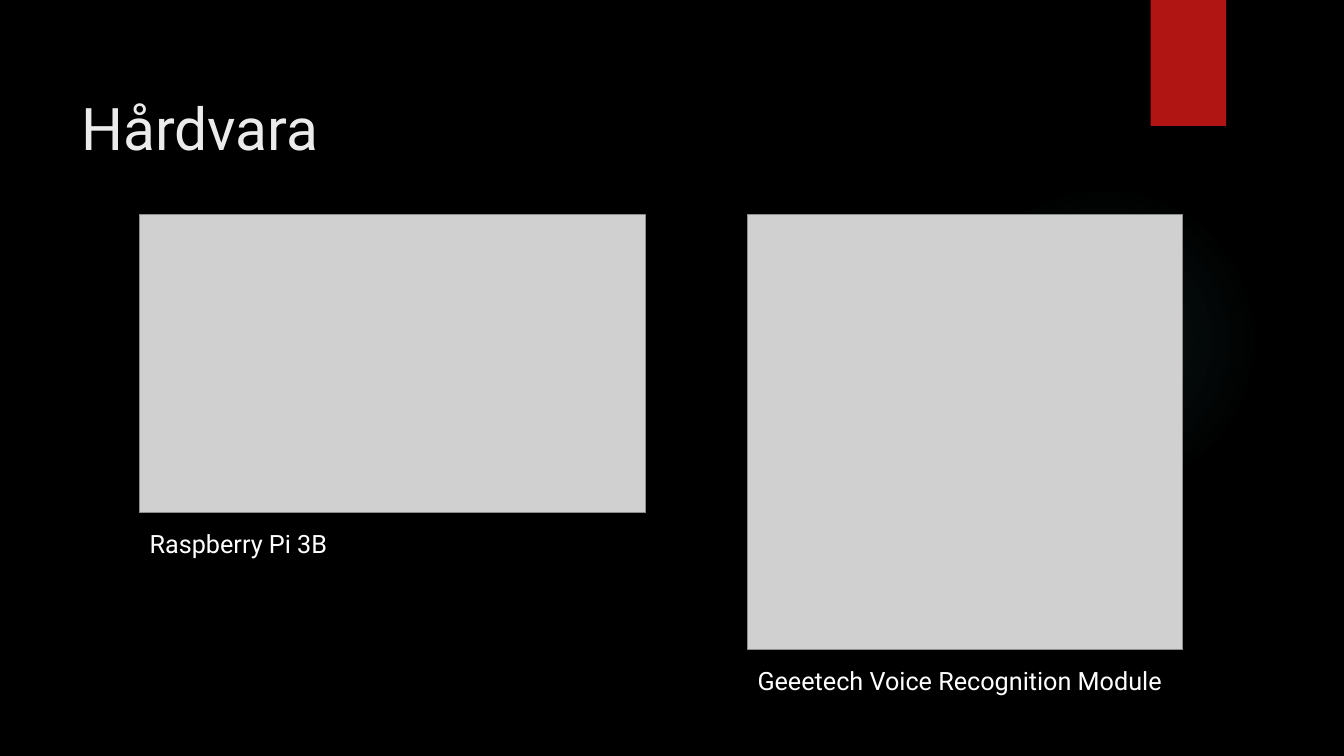
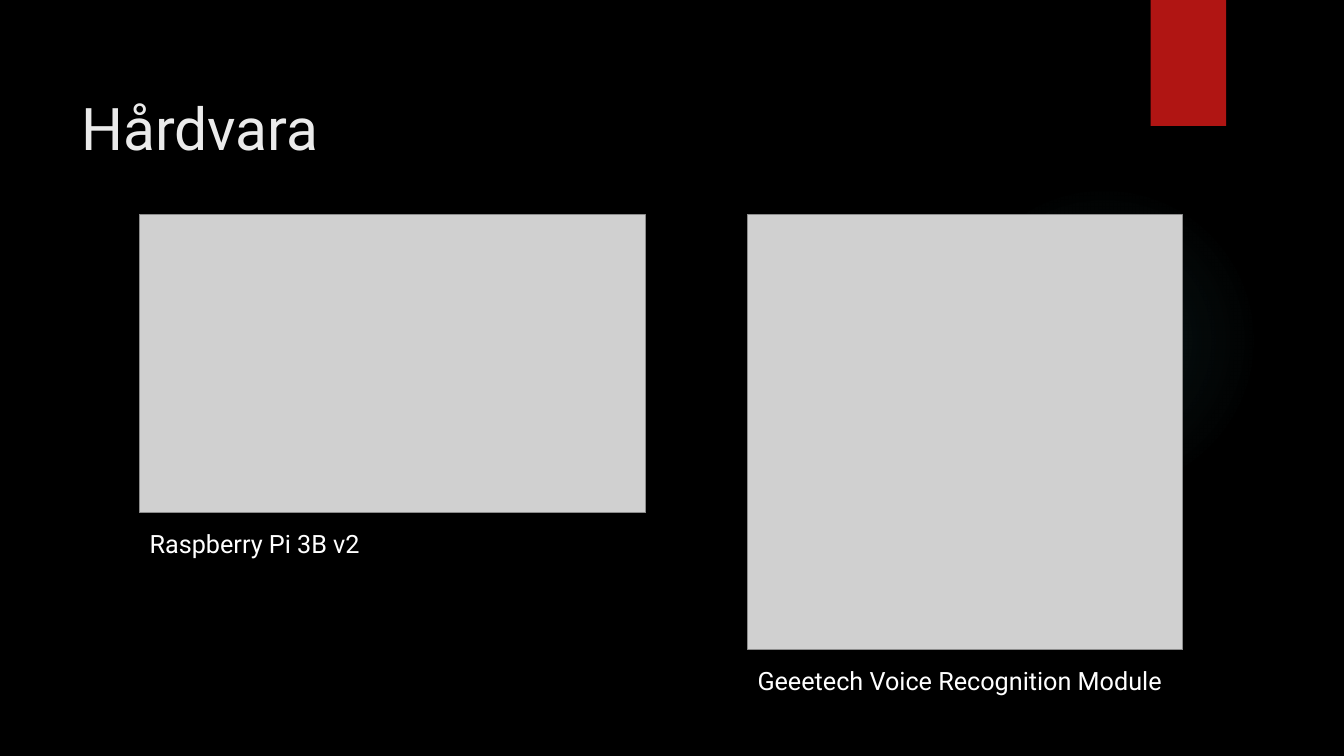
Before and after one commit to hamadaio/magic-mirror-project, a slide deck: slide 5 of pitch_group_mirror.pptx (slide 4 before the commit). Drawn at 1344x756 pixels with LibreOffice and Linux fonts; fonts in the diff are those of the drawing; grey boxes stand for pictures; background and template pictures are left out. Boxes give left, top, right and bottom in pixels: in the first picture for what was removed or moved away, otherwise in the second. Text is boxed around its words. In the diff, an @@ line names an element or a change of style, - is before the commit and + after.

```diff
--- a/pitch_group_mirror.pptx
+++ b/pitch_group_mirror.pptx
@@ text at [150,534,359,559]: text changed @@
-Raspberry Pi 3B
+Raspberry Pi 3B v2
```
Also in this commit, not shown: 10 other slides changed, 2 slides added.
